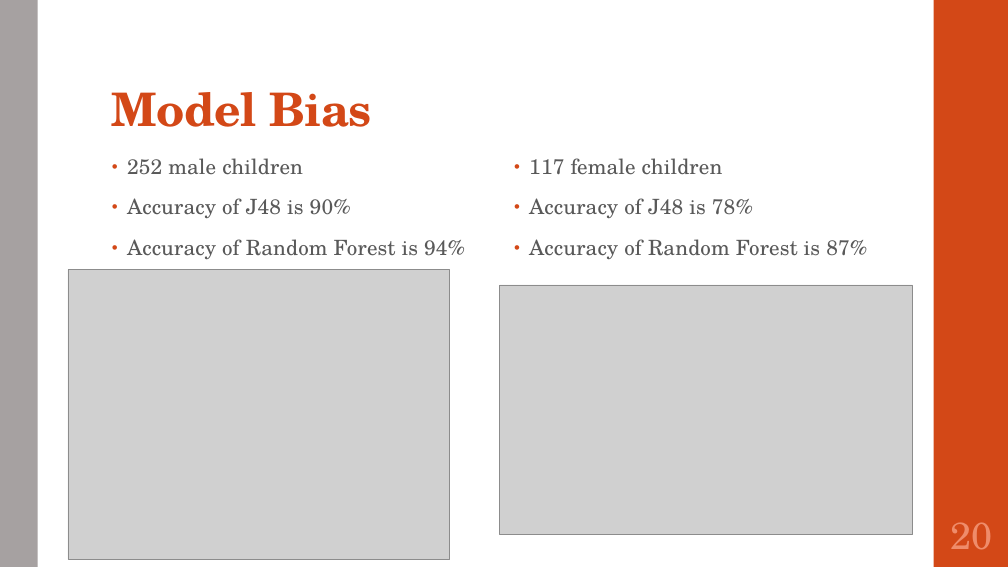
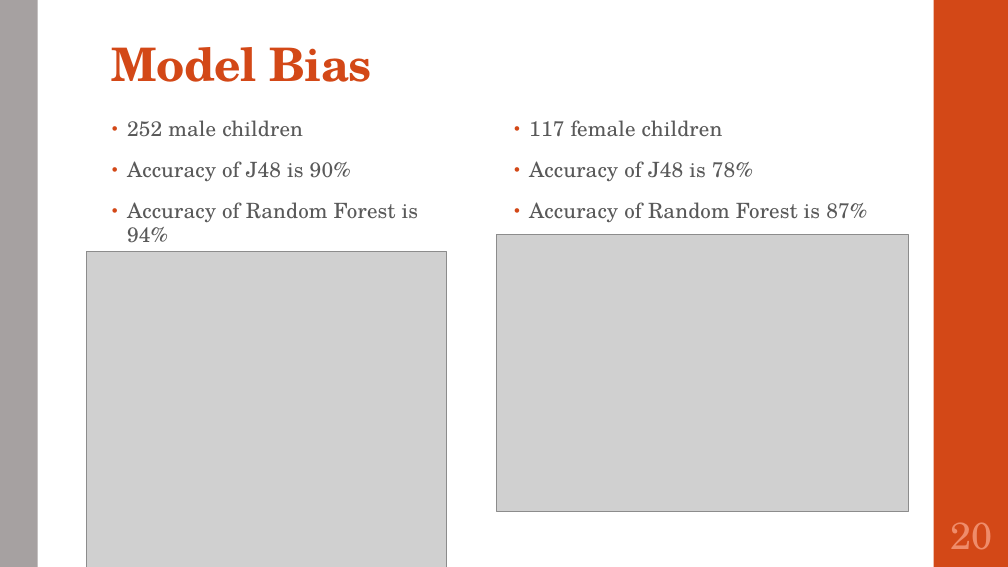
Before and after one commit to SirichandanaSambatur/CADDC, a slide deck: slide 20 of FinalReport.pptx. Drawn at 1008x567 pixels with LibreOffice and Linux fonts; fonts in the diff are those of the drawing; grey boxes stand for pictures. Boxes give left, top, right and bottom in pixels: in the first picture for what was removed or moved away, otherwise in the second. Text is boxed around its words. In the diff, an @@ line names an element or a change of style, - is before the commit and + after.

```diff
--- a/FinalReport.pptx
+++ b/FinalReport.pptx
@@ title "Model Bias": place and size @@
-title "Model Bias" at [112,92,372,127]
+title "Model Bias" at [112,47,372,82]
@@ text "252 male children" rewrapped from [127,158,465,259] to [127,120,418,243] @@
@@ text "117 female children": place and size @@
-text "117 female children" at [529,158,867,259]
+text "117 female children" at [529,120,867,222]
@@ picture: place and size @@
-picture at [500,285,913,535]
+picture at [496,234,908,511]
@@ picture: place and size @@
-picture at [68,270,450,560]
+picture at [86,252,447,567]
```
Also in this commit, not shown: 6 other slides changed.
